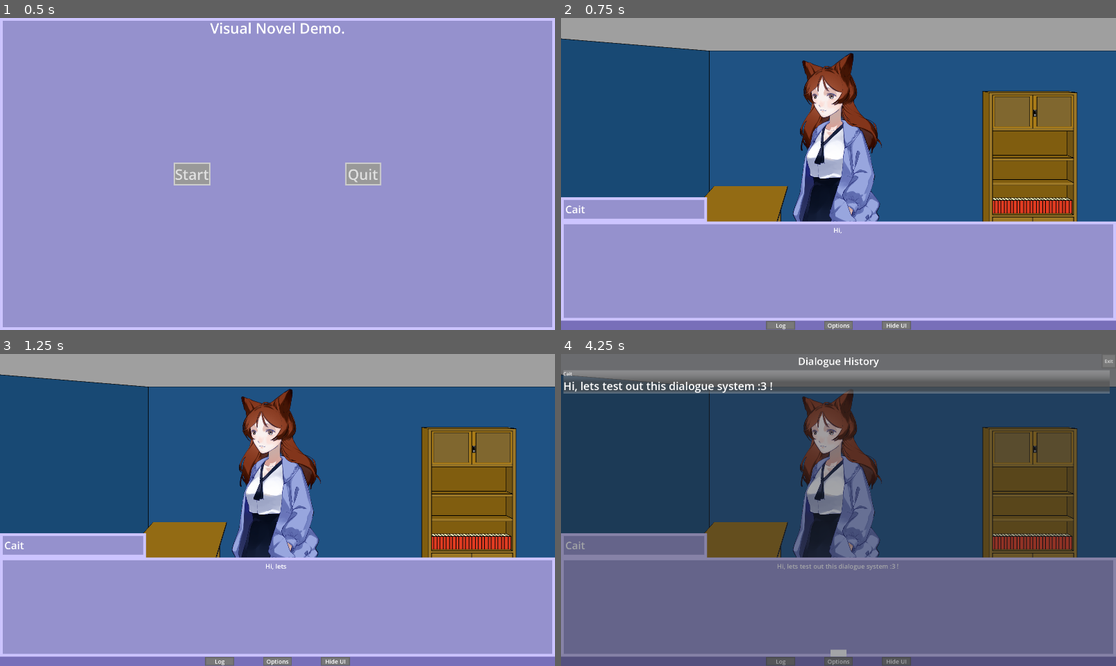
Above: before the commit, frames 1-4 (two rows, left to right).
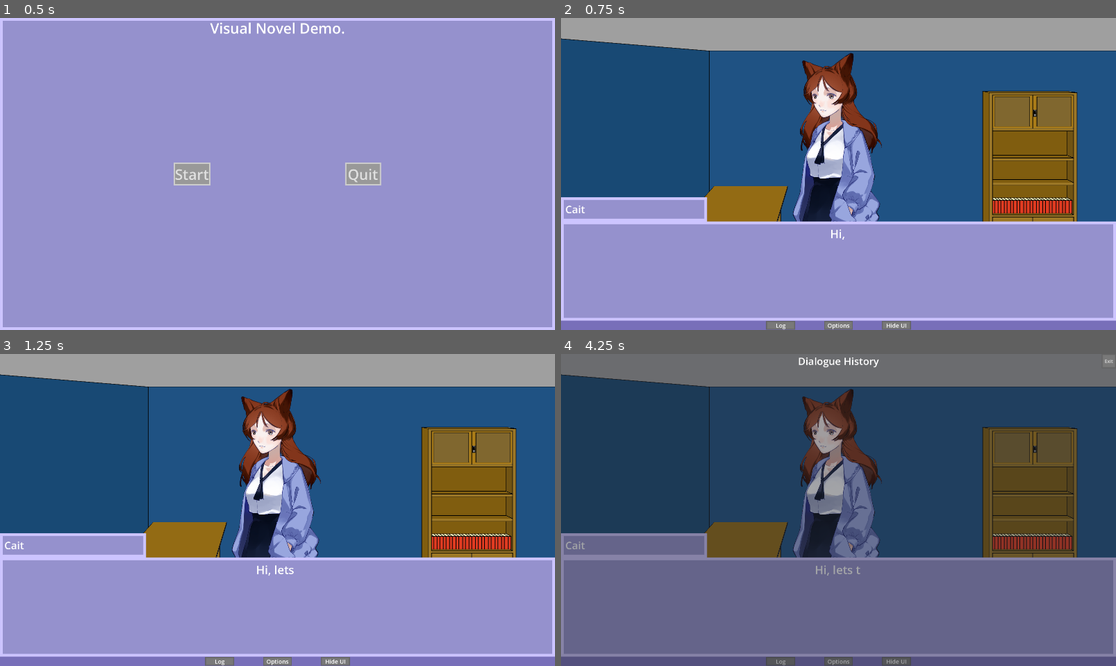
Above: after the commit, the same moments.

Repository: IIIIDizzleIIII/GodotDialogueTool
Game: Godot game, scene res://Manager.tscn
The game is run twice, just before and just after one commit, with the same random seed, the same clock (stepped at 60 frames per second) and the same inputs.
Inputs (mouse positions are in pixels of both pictures, inside the frame that each line leads up to):
- Up to frame 1 (0.5 s): no input
- Up to frame 2 (0.75 s): click "Start" at 0.5 s
- Up to frame 3 (1.25 s): no input
- Up to frame 4 (4.25 s): click "Log" at 1.25 s; click (838, 506) at 2 s; click (838, 506) at 2.75 s; click "Hide UI" at 3.5 s

Frame 1 is identical in both runs. In frame 2, less than 0.1% of the frame differs, in the area x 48-52%, y 67-72%; in frame 3, less than 0.1%; in frame 4, 4.1%, in the area x 0-99%, y 5-97%.

Commit message:
Almost Final Touches

Diff:
--- a/DialogueSystem/DialogueSystem.gd
+++ b/DialogueSystem/DialogueSystem.gd
@@ -160,9 +160,12 @@
 func OpenLog():
 	history_menu_open = true
 	history_menu.visible = true
+	Engine.time_scale = 0
 func CloseLog():
 	history_menu_open = false
 	history_menu.visible = false
+	if paused == false:
+		Engine.time_scale = 1
 
 func HideUi():
 	ui_hidden = true
--- a/DialogueSystem/DialogueSystem.tscn
+++ b/DialogueSystem/DialogueSystem.tscn
@@ -4,6 +4,7 @@
 [ext_resource type="Theme" uid="uid://bgbemjsx72j4u" path="res://Themes/MainTheme.tres" id="1_vv8hl"]
 [ext_resource type="Script" uid="uid://cxtumhw08fqqn" path="res://DialogueSystem/Options.gd" id="2_wnpwp"]
 [ext_resource type="Theme" uid="uid://bggvvics5lmde" path="res://Themes/Ribbon.tres" id="3_3v4rn"]
+[ext_resource type="LabelSettings" uid="uid://cuxhspeabgbye" path="res://Themes/DialogueLabelTheme.tres" id="4_63xp1"]
 [ext_resource type="Theme" uid="uid://c80aullc77hcj" path="res://Themes/DialogueHistory.tres" id="4_yurqn"]
 
 [sub_resource type="LabelSettings" id="LabelSettings_55ycn"]
@@ -14,9 +15,6 @@
 
 [sub_resource type="LabelSettings" id="LabelSettings_efucv"]
 font_size = 20
-
-[sub_resource type="LabelSettings" id="LabelSettings_aay13"]
-font_size = 22
 
 [sub_resource type="LabelSettings" id="LabelSettings_gtste"]
 font_size = 36
@@ -187,7 +185,7 @@
 [node name="DialogueLabel" type="Label" parent="MainBox/DialogueBox/ScrollContainer" unique_id=1742466328]
 custom_minimum_size = Vector2(1885, 0)
 layout_mode = 2
-label_settings = SubResource("LabelSettings_aay13")
+label_settings = ExtResource("4_63xp1")
 horizontal_alignment = 1
 autowrap_mode = 3
 
--- /dev/null
+++ b/Themes/DialogueLabelTheme.tres
@@ -0,0 +1,4 @@
+[gd_resource type="LabelSettings" format=3 uid="uid://cuxhspeabgbye"]
+
+[resource]
+font_size = 40
